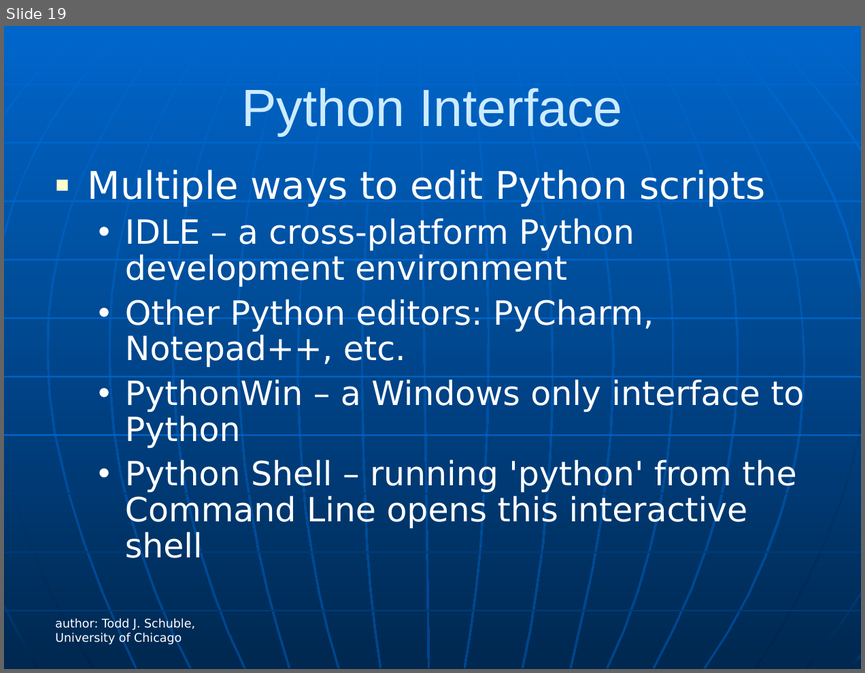
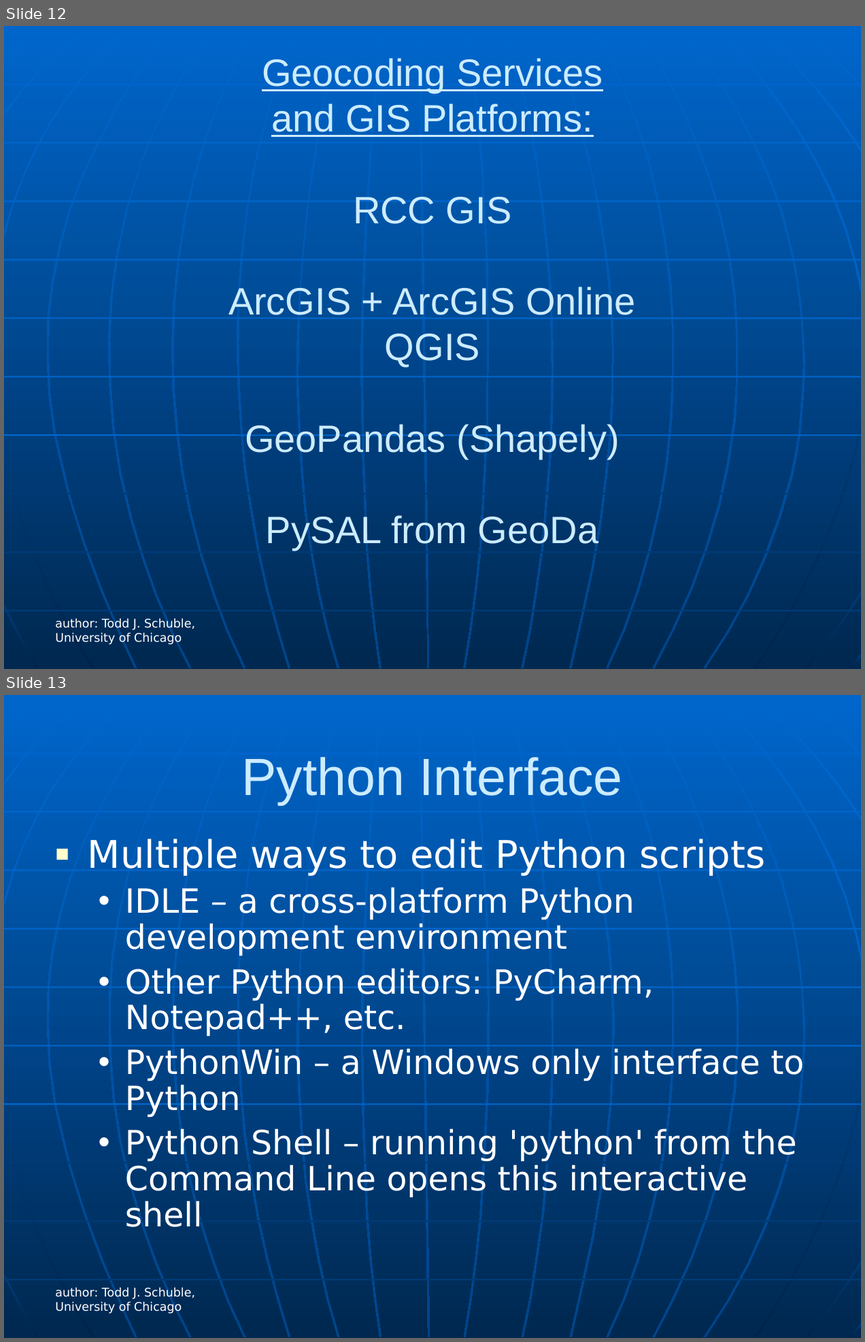
Before and after one commit to rcc-uchicago/env_bootcamp, a slide deck: Day7/pythonforspatialanalysis_rcc.ppt. Shown one above the other, each under a label of ours: slide 19 before the commit, slides 12 and 13 after it. The pictures are 865x673 and 865x1342 pixels, drawn with LibreOffice and Linux fonts; fonts in the diff are those of the drawing. Boxes give left, top, right and bottom in pixels: in the first picture for what was removed or moved away, otherwise in the second. Text is boxed around its words. In the diff, an @@ line names an element or a change of style, - is before the commit and + after.

```diff
--- a/Day7/pythonforspatialanalysis_rcc.ppt
+++ b/Day7/pythonforspatialanalysis_rcc.ppt
@@ slide 12 added at bbox=[4, 26, 861, 669], background gradient #0066CC to #002850; not listed: 14 template elements that a slide beside it also shows @@
@@ group added at bbox=[5, 26, 861, 669]: 20 freeform shapes @@
@@ title added at bbox=[228, 58, 636, 550], 32 pt, text #CCECFF @@
+Geocoding Services
+and GIS Platforms:
+RCC GIS
+ArcGIS + ArcGIS Online
+QGIS
+GeoPandas (Shapely)
+PySAL from GeoDa
@@ text added at bbox=[55, 618, 195, 644], 10 pt, text #FFFFFF @@
+author: Todd J. Schuble, University of Chicago
@@ what was slide 19 is now slide 13 @@
```
Also in this commit, not shown: 6 slides changed, 9 other files.
